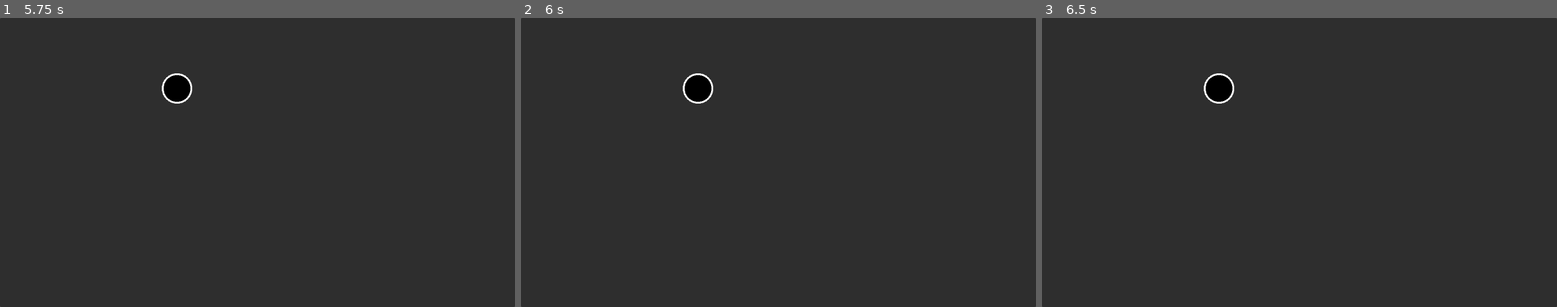
Above: before the commit, frames 1-3 (left to right).
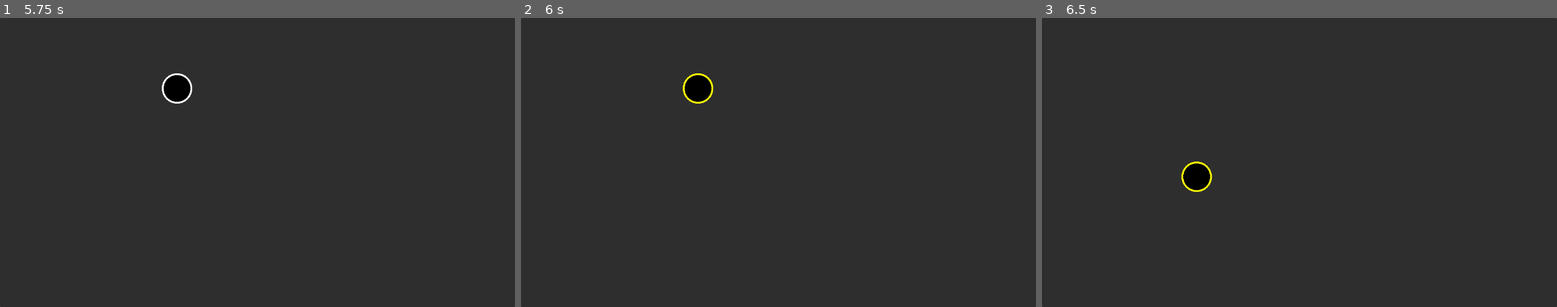
Above: after the commit, the same moments.

Repository: astrobeef/capstone
Game: Godot game, scene res://Prototype.tscn
Same seed, same stepped clock (60 frames per second), same inputs: the game is played once before the commit and once after it. The project has no main scene, so this scene is started directly.
Inputs (mouse positions are in pixels of both pictures, inside the frame that each line leads up to):
- Up to frame 1 (5.75 s): tap Enter at 0.5, 2, 3.5 s; move the mouse to (370, 148) at 0.52 s; press the mouse at (370, 148) at 0.53 s; release the mouse at (370, 148) at 1.25 s; tap Space at 1.25, 2.75, 4.25 s; drag from (154, 176) to (175, 87) at 1.27 s; move the mouse to (309, 98) at 2.02 s; press the mouse at (309, 98) at 2.03 s; release the mouse at (309, 98) at 2.75 s; drag from (231, 220) to (103, 119) at 2.77 s; move the mouse to (412, 205) at 3.52 s; press the mouse at (412, 205) at 3.53 s; release the mouse at (412, 205) at 4.25 s; drag from (103, 119) to (180, 90) at 4.27 s; move the mouse to (283, 162) at 5.02 s; press the mouse at (283, 162) at 5.03 s
- Up to frame 2 (6 s): release the mouse at (804, 162) at 5.75 s; drag from (701, 90) to (675, 176) at 5.77 s
- Up to frame 3 (6.5 s): no input

Frame 1 is identical in both runs. In frame 2, 0.1% of the frame differs, in the area x 31-38%, y 19-30%; in frame 3, 1.0%, in the area x 27-38%, y 19-61%.
Error before the commit: Invalid access to property or key 'state_changed' on a base object of type 'Area2D'. (res://color_circle_on_selection.gd:17)

Commit message:
Began work on transitions. Have simple draw on hover at the moment

Diff:
--- a/draw_circle_2d.tscn
+++ b/draw_circle_2d.tscn
@@ -1,10 +1,11 @@
-[gd_scene load_steps=7 format=3 uid="uid://ca7ax1wjni78s"]
+[gd_scene load_steps=8 format=3 uid="uid://ca7ax1wjni78s"]
 
 [ext_resource type="Script" path="res://draw_circle_2d.gd" id="1_lwpvn"]
-[ext_resource type="Script" path="res://drag_parent_on_mouse_click.gd" id="2_kuw2u"]
+[ext_resource type="Script" path="res://selectable_area_2d.gd" id="2_kuw2u"]
 [ext_resource type="Script" path="res://set_shape_on_radius_change.gd" id="3_flthw"]
 [ext_resource type="Script" path="res://color_circle_on_selection.gd" id="4_vjhp6"]
 [ext_resource type="Script" path="res://drag_owner_during_selection.gd" id="5_pqcri"]
+[ext_resource type="Script" path="res://draw_transition.gd" id="6_efxpr"]
 
 [sub_resource type="CircleShape2D" id="CircleShape2D_nvvg1"]
 radius = 34.0
@@ -29,3 +30,6 @@
 
 [node name="DragOwnerDuringSelection" type="Node2D" parent="SelectableArea2D"]
 script = ExtResource("5_pqcri")
+
+[node name="DrawTransition" type="Node2D" parent="."]
+script = ExtResource("6_efxpr")
--- /dev/null
+++ b/draw_transition.gd
@@ -0,0 +1,9 @@
+extends Node2D
+
+func _physics_process(delta: float) -> void:
+	queue_redraw()
+
+func _draw() -> void:
+	var circles_at_mouse := Globals.get_circles_at_mouse()
+	if circles_at_mouse.size() > 0:
+		draw_line(Vector2.ZERO, circles_at_mouse[0].global_position - self.global_position, Color.BLUE, 2.0, true)
--- a/project.godot
+++ b/project.godot
@@ -58,6 +58,11 @@
 "events": [Object(InputEventMouseButton,"resource_local_to_scene":false,"resource_name":"","device":-1,"window_id":0,"a …(256 unchanged characters)…
 ]
 }
+"Create Transition"={
+"deadzone": 0.5,
+"events": [Object(InputEventKey,"resource_local_to_scene":false,"resource_name":"","device":-1,"window_id":0,"alt_pressed":false,"shift_pressed":false,"ctrl_pressed":true,"meta_pressed":false,"pressed":false,"keycode":0,"physical_keycode":84,"key_label":0,"unicode":0,"location":0,"echo":false,"script":null)
+]
+}
 
 [rendering]
 
